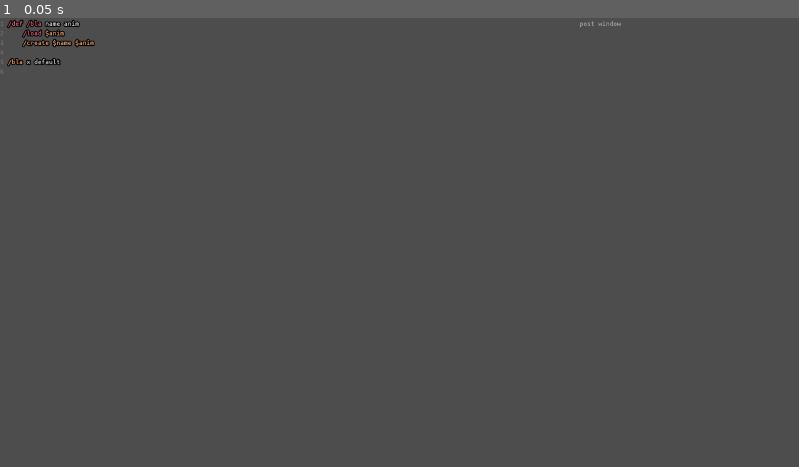
Above: before the commit, frame 1.
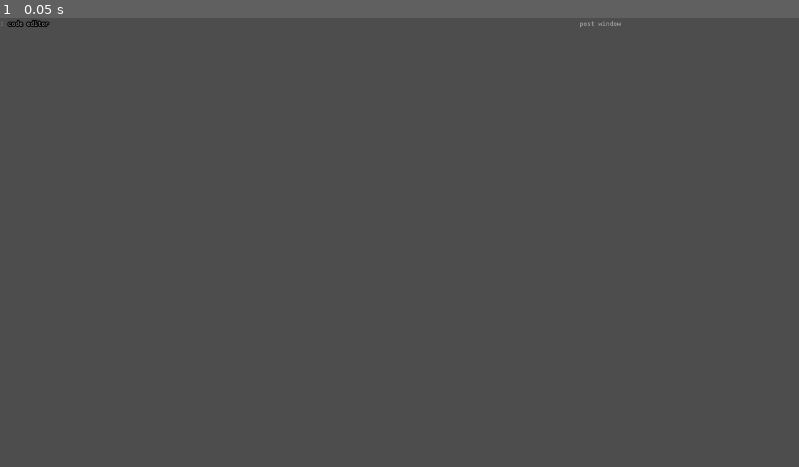
Above: after the commit, the same moment.

Repository: loopier/animatron
Game: Godot game, scene res://main.tscn
Two runs of this game, one before a commit and one after it. Both use one fixed random seed, a clock stepped at 60 frames per second and the inputs below.
Inputs:
- Up to frame 1 (0.05 s): no input

The runs differ from the first frame. In frame 1, 0.3% of the frame differs, in the area x 0-12%, y 0-11%.

Commit message:
Clean editor default text

Diff:
--- a/main.tscn
+++ b/main.tscn
@@ -36,12 +36,6 @@
 theme = ExtResource("3_fotw2")
 theme_override_colors/font_outline_color = Color(0, 0, 0, 1)
 theme_override_constants/outline_size = 10
-text = "/def /bla name anim
-	/load $anim
-	/create $name $anim
-
-/bla x default
-"
 placeholder_text = "code editor"
 caret_type = 1
 syntax_highlighter = SubResource("CodeHighlighter_833ra")
